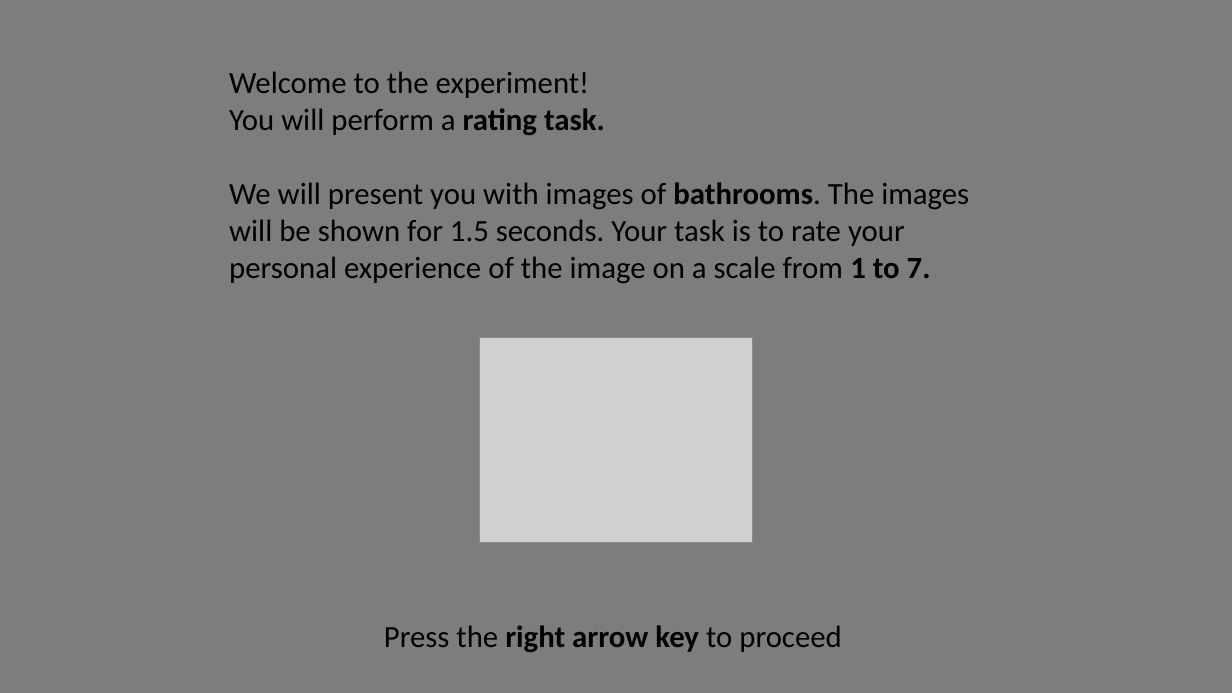
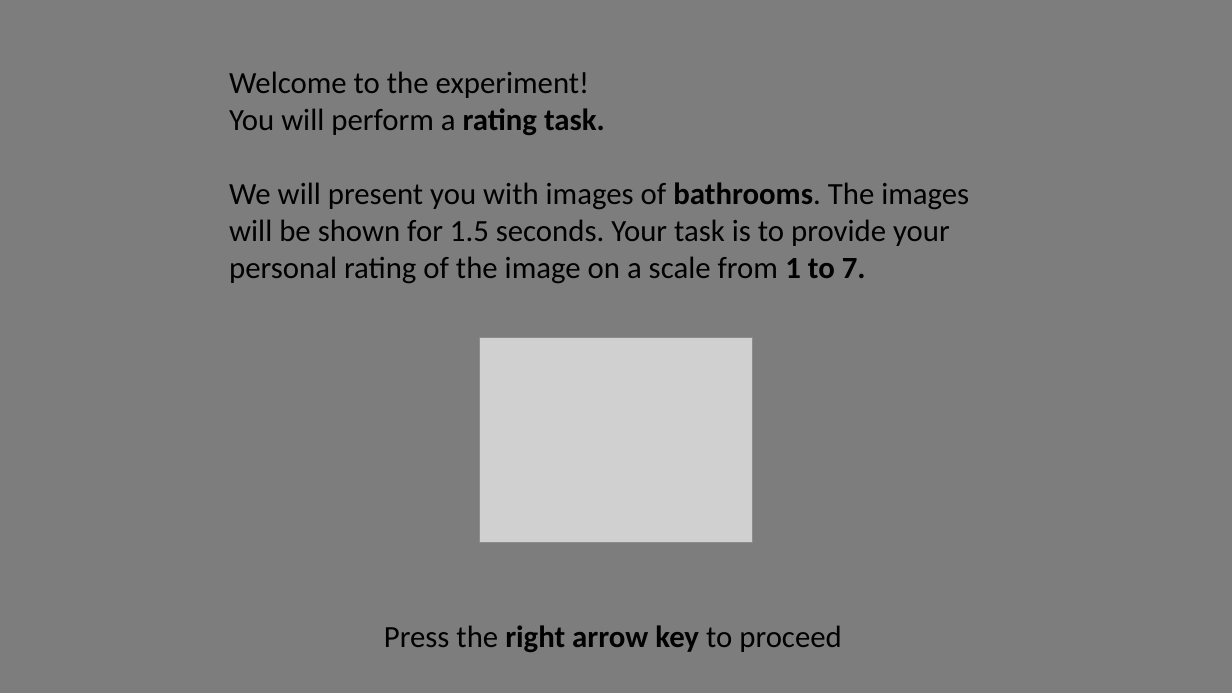
Before and after one commit to michaengeser/pep_wp4, a slide deck: slide 5 of instructions/Instructions.pptx. Drawn at 1232x693 pixels with LibreOffice and Linux fonts; fonts in the diff are those of the drawing; grey boxes stand for pictures. Boxes give left, top, right and bottom in pixels: in the first picture for what was removed or moved away, otherwise in the second. Text is boxed around its words. In the diff, an @@ line names an element or a change of style, - is before the commit and + after.

```diff
--- a/instructions/Instructions.pptx
+++ b/instructions/Instructions.pptx
@@ text at box(229, 182, 969, 283): text changed @@
-We will present you with images of bathrooms. The images will be shown for 1.5 seconds. Your task is to rate your personal experience of the image on a scale from 1 to 7.
+We will present you with images of bathrooms. The images will be shown for 1.5 seconds. Your task is to provide your personal rating of the image on a scale from 1 to 7.
```
Also in this commit, not shown: 3 other slides changed, 4 other files.
